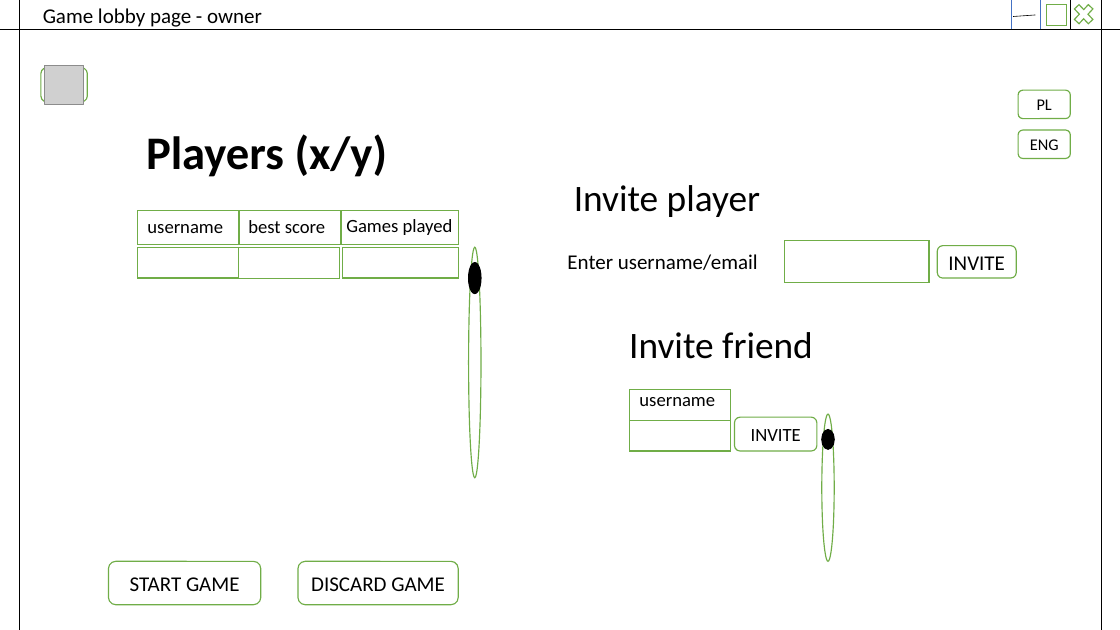
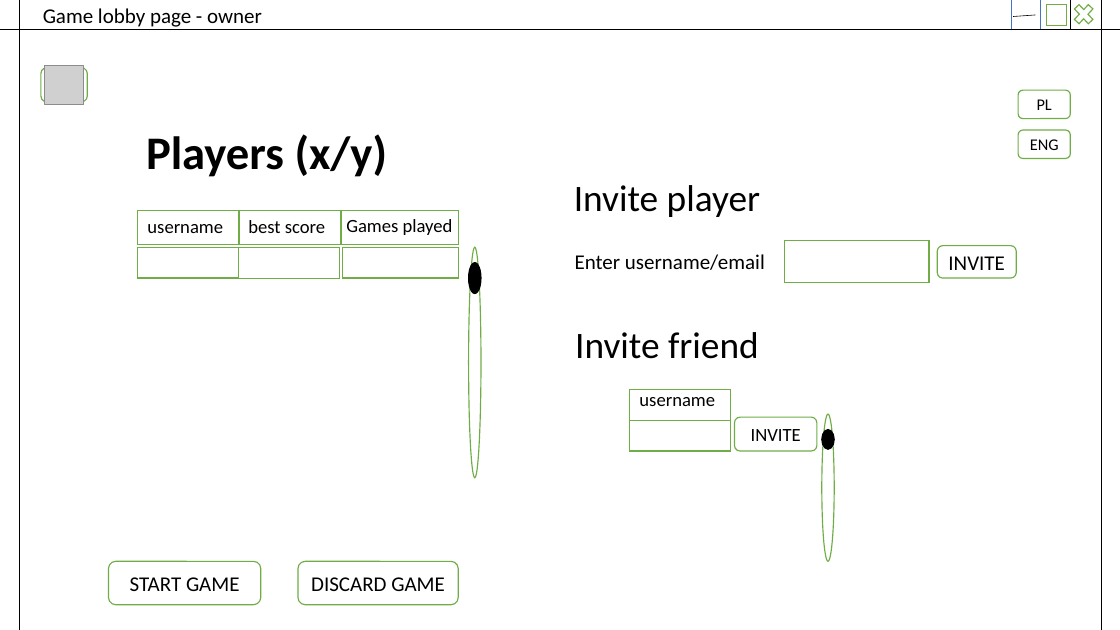
Before and after one commit to szymiar/Ganz-shon-clever, a slide deck: slide 10 of GanzShonClever_plan.pptx. Drawn at 1120x630 pixels with LibreOffice and Linux fonts; fonts in the diff are those of the drawing; grey boxes stand for pictures. Boxes give left, top, right and bottom in pixels: in the first picture for what was removed or moved away, otherwise in the second. Text is boxed around its words. In the diff, an @@ line names an element or a change of style, - is before the commit and + after.

Commit message:
Most of basic gui elements implemented, Game Lobby owner view added, reading board to implement

```diff
--- a/GanzShonClever_plan.pptx
+++ b/GanzShonClever_plan.pptx
@@ text "Enter username/email": place and size @@
-text "Enter username/email" at bbox=[567, 254, 758, 270]
+text "Enter username/email" at bbox=[575, 254, 765, 270]
@@ text "Invite friend": place and size @@
-text "Invite friend" at bbox=[629, 332, 813, 359]
+text "Invite friend" at bbox=[575, 332, 759, 359]
```
Also in this commit, not shown: 1 other slide changed, 6 other files.
